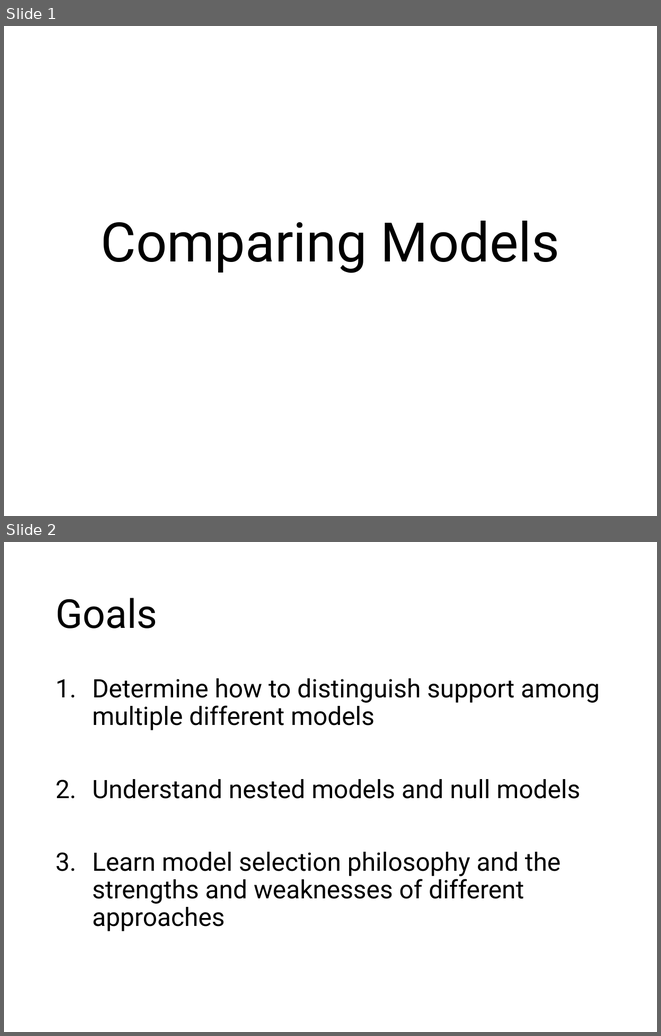
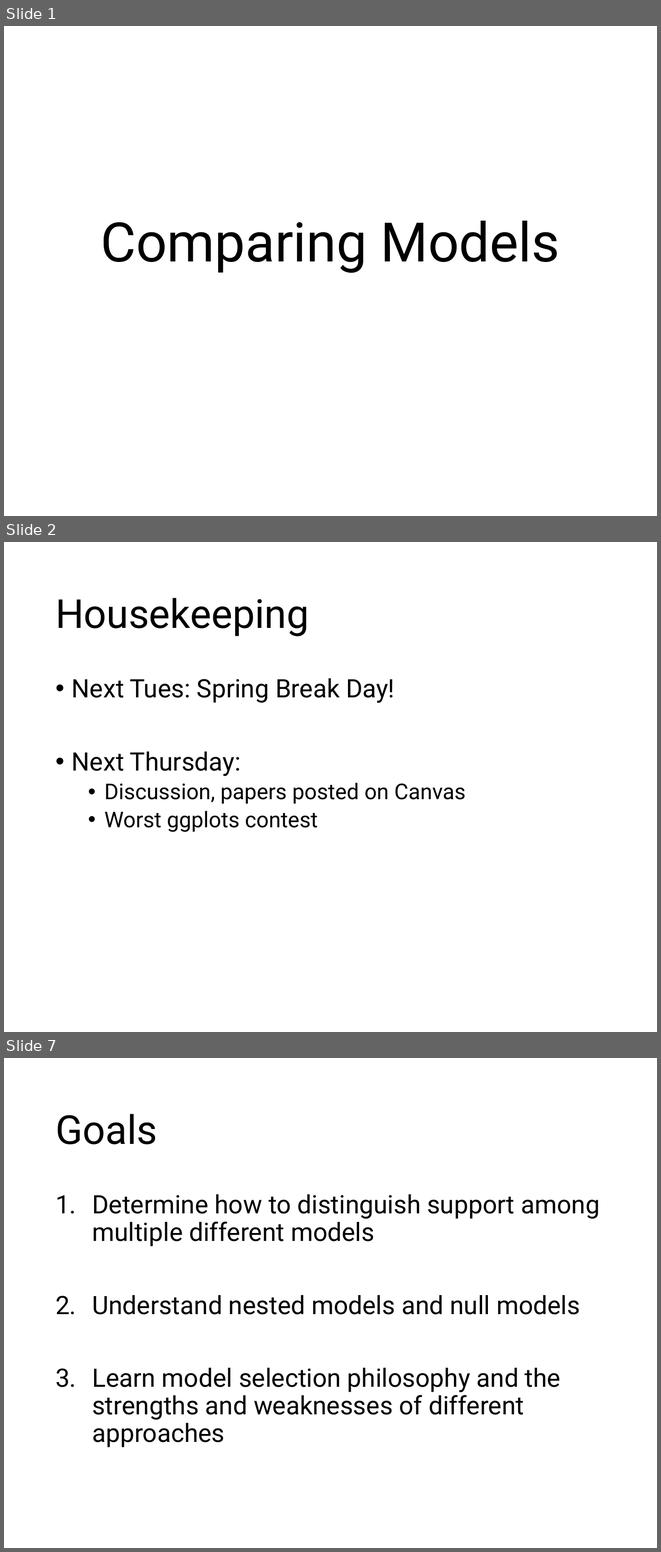
Before and after one commit to VTQuantMethodsEEB/klangwig, a slide deck: lectures/week_11_model_selection/le111_model_selection.pptx. Shown one above the other, each under a label of ours: slides 1 and 2 before the commit, slides 1, 2 and 7 after it; the slides between them are not shown. The pictures are 661x1036 and 661x1552 pixels, drawn with LibreOffice and Linux fonts; fonts in the diff are those of the drawing. Boxes give left, top, right and bottom in pixels: in the first picture for what was removed or moved away, otherwise in the second. Text is boxed around its words. In the diff, an @@ line names an element or a change of style, - is before the commit and + after.

```diff
--- a/lectures/week_11_model_selection/le111_model_selection.pptx
+++ b/lectures/week_11_model_selection/le111_model_selection.pptx
@@ slide 2 added at (x1=4, y1=542, x2=657, y2=1032), background #FFFFFF @@
@@ title added at (x1=55, y1=598, x2=309, y2=636), 44 pt, text #000000 @@
+Housekeeping
@@ text added at (x1=72, y1=678, x2=466, y2=832), 24 pt, text #000000 @@
+• Next Tues: Spring Break Day!
+• Next Thursday:
+  • Discussion, papers posted on Canvas
+  • Worst ggplots contest
@@ what was slide 2 is now slide 7 @@
```
Also in this commit, not shown: 2 slides changed, 4 other slides added, 2 other files.
